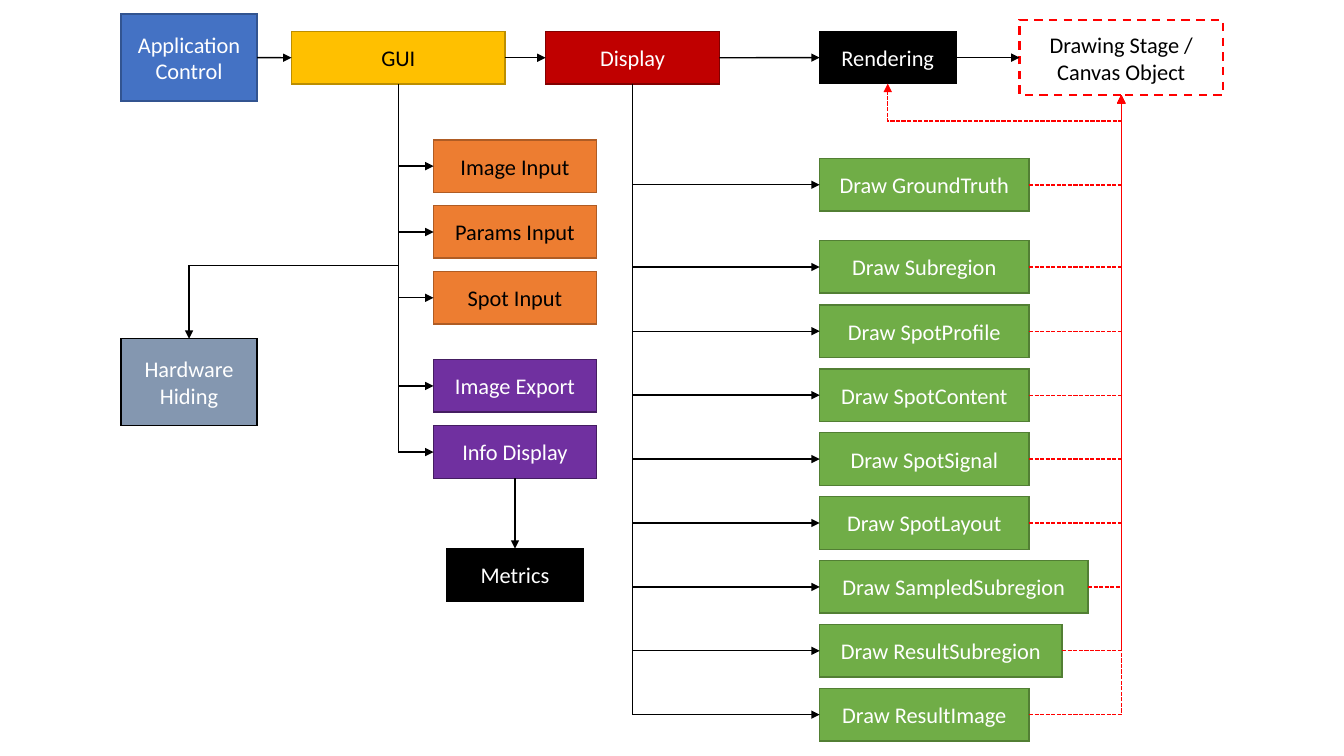
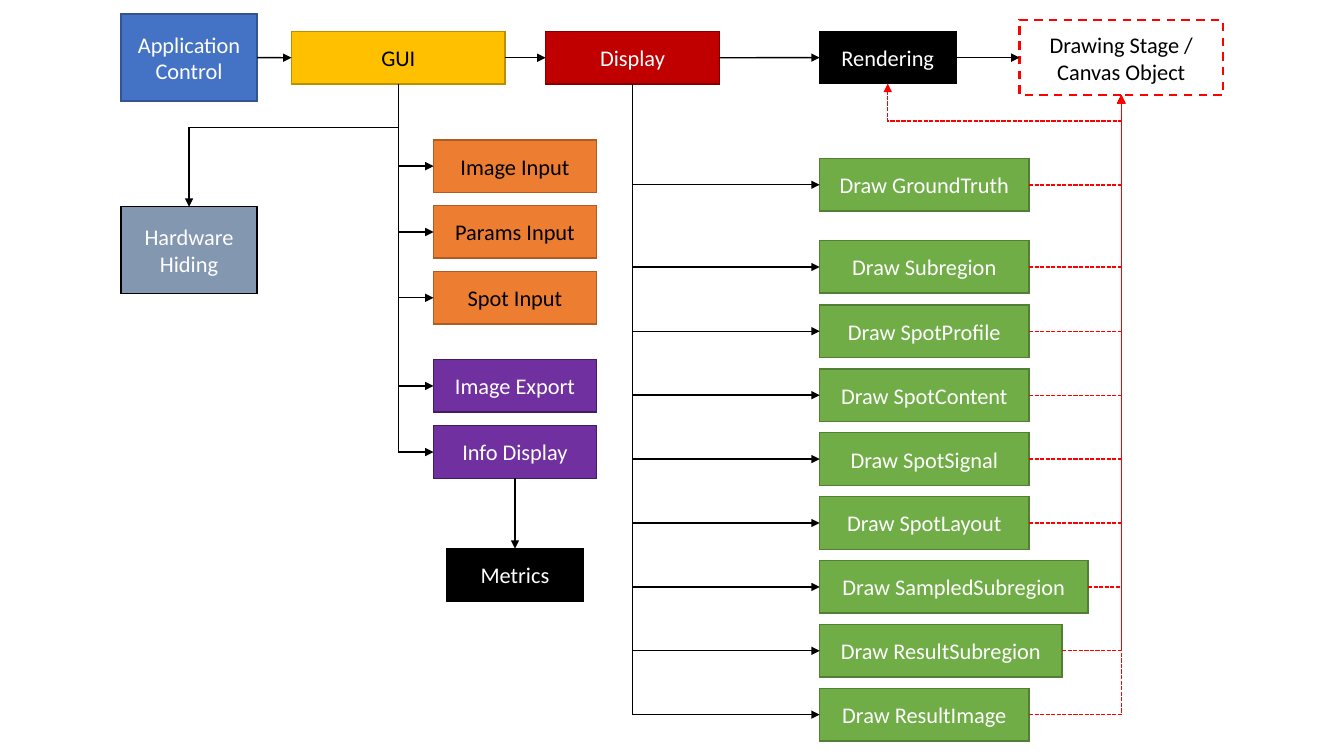
Before and after one commit to joedf/CAS741_w23, a slide deck: slide 1 of docs/Design/MG/MG_graph.pptx. Drawn at 1344x756 pixels with LibreOffice and Linux fonts; fonts in the diff are those of the drawing. Boxes give left, top, right and bottom in pixels: in the first picture for what was removed or moved away, otherwise in the second. Text is boxed around its words. In the diff, an @@ line names an element or a change of style, - is before the commit and + after.

```diff
--- a/docs/Design/MG/MG_graph.pptx
+++ b/docs/Design/MG/MG_graph.pptx
@@ elbow arrow moved from (398, 84) - (190, 339) to (398, 84) - (190, 207) @@
@@ rectangle "Hardware Hiding": place and size @@
-rectangle "Hardware Hiding" at (121,339,257,425)
+rectangle "Hardware Hiding" at (121,207,257,293)
```
Also in this commit, not shown: 3 other files.
